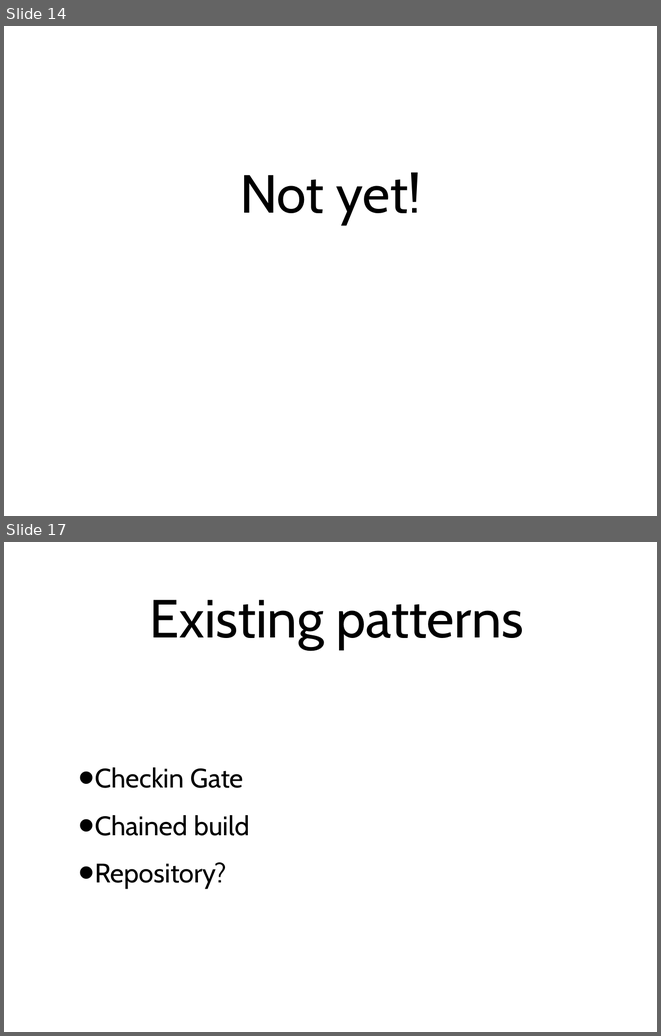
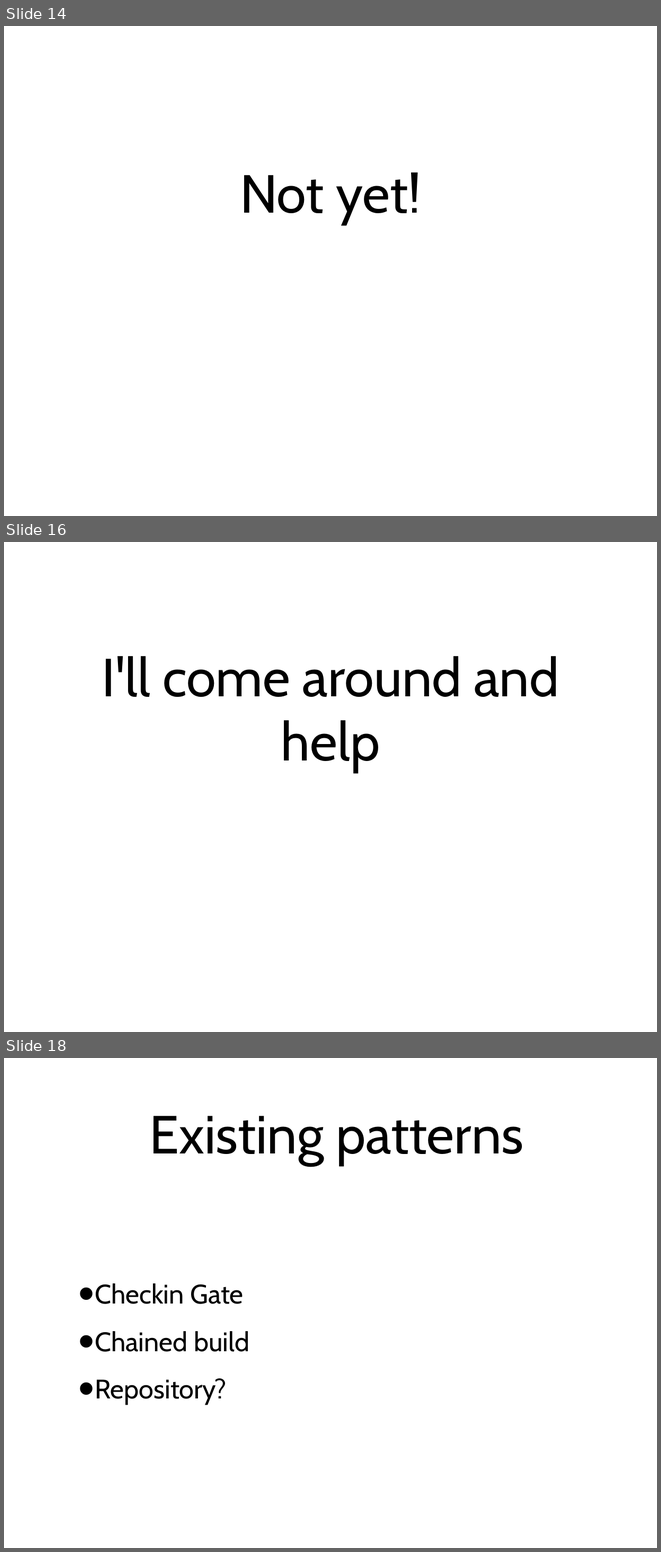
Before and after one commit to simpsonjulian/his-spa-materials, a slide deck: Presentation.odp. Shown one above the other, each under a label of ours: slides 14 and 17 before the commit, slides 14, 16 and 18 after it; the slides between them are not shown. The pictures are 661x1036 and 661x1552 pixels, drawn with LibreOffice and Linux fonts; fonts in the diff are those of the drawing. Boxes give left, top, right and bottom in pixels: in the first picture for what was removed or moved away, otherwise in the second. Text is boxed around its words. In the diff, an @@ line names an element or a change of style, - is before the commit and + after.

```diff
--- a/Presentation.odp
+++ b/Presentation.odp
@@ slide 16 added at bbox=[4, 542, 657, 1032], background #FFFFFF @@
@@ title added at bbox=[102, 656, 559, 772], 84 pt, text #000000 @@
+I'll come around and help
@@ what was slide 17 is now slide 18 @@
```
Also in this commit, not shown: 8 slides changed, 2 other slides added, 1 slide removed, 1 other file.
